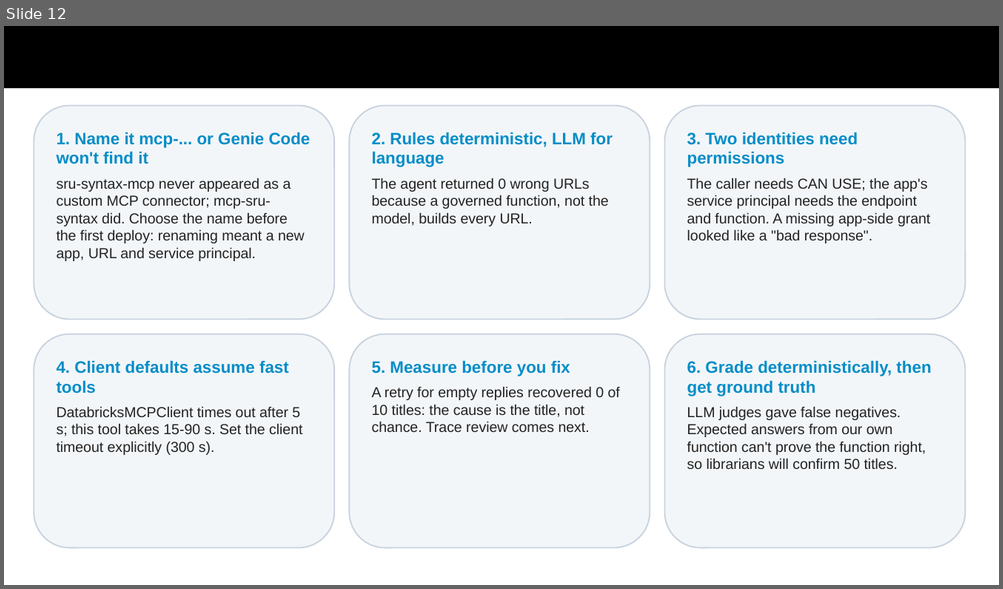
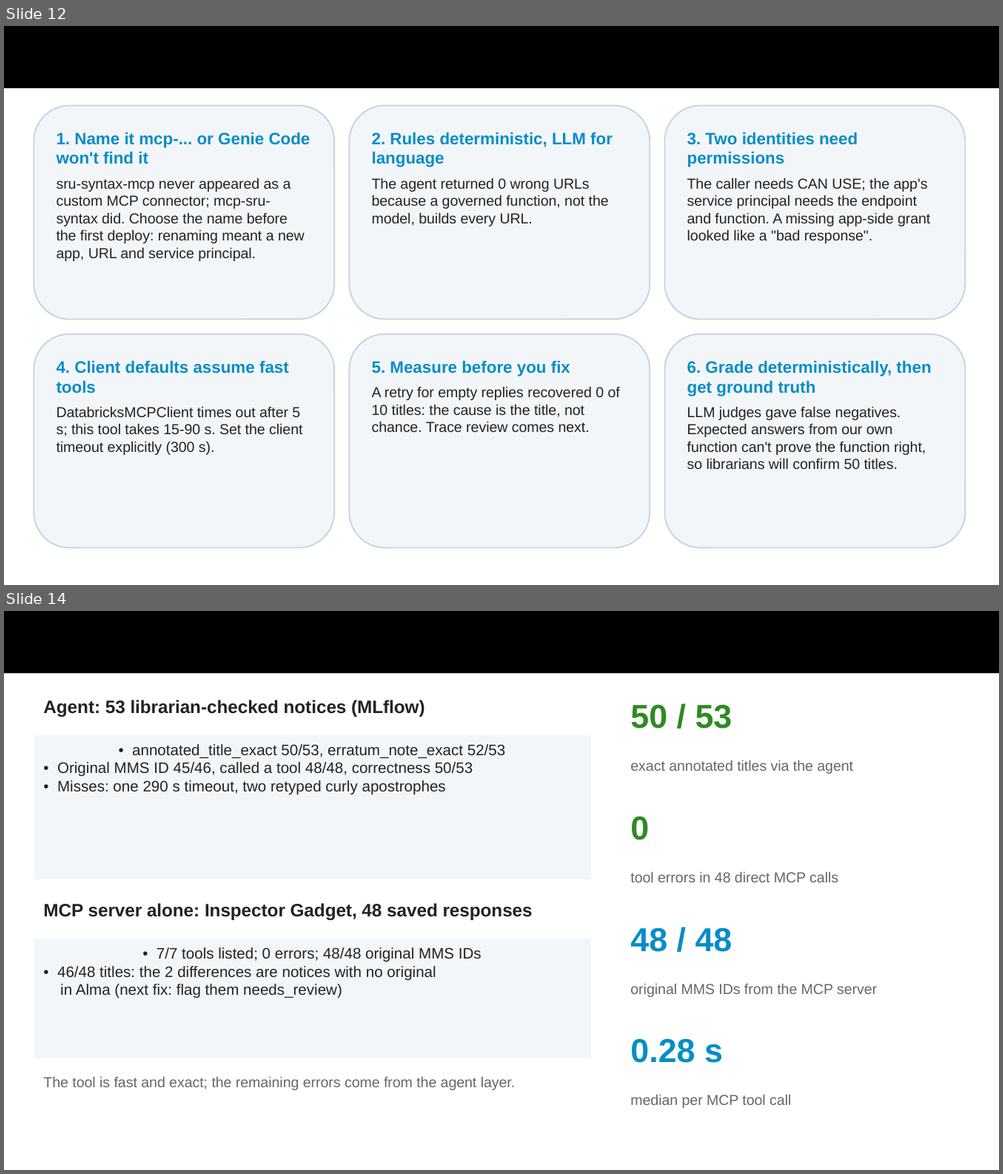
Before and after one commit to AmandaZXu-USDA/mcp-hackathon-demo-sru, a slide deck: submission/GSA-MCP-Hackathon-mcp-sru-syntax.pptx. Shown one above the other, each under a label of ours: slide 12 before the commit, slides 12 and 14 after it; the slides between them are not shown. The pictures are 1003x589 and 1003x1174 pixels, drawn with LibreOffice and Linux fonts; fonts in the diff are those of the drawing. Boxes give left, top, right and bottom in pixels: in the first picture for what was removed or moved away, otherwise in the second. Text is boxed around its words. In the diff, an @@ line names an element or a change of style, - is before the commit and + after.

```diff
--- a/submission/GSA-MCP-Hackathon-mcp-sru-syntax.pptx
+++ b/submission/GSA-MCP-Hackathon-mcp-sru-syntax.pptx
@@ slide 14 added at [4, 611, 999, 1170], background #FFFFFF @@
@@ title added at [4, 611, 999, 674], fill #000000 @@
@@ text added at [43, 700, 425, 717], 13 pt, text #222222, bold @@
+Agent: 53 librarian-checked notices (MLflow)
@@ text added at [630, 704, 732, 729], 24 pt, text #2E8B22, bold @@
+50 / 53
@@ rectangle added at [34, 735, 591, 880], fill #F3F6F9, 11 pt, text #222222 @@
+• annotated_title_exact 50/53, erratum_note_exact 52/53
+• Original MMS ID 45/46, called a tool 48/48, correctness 50/53
+• Misses: one 290 s timeout, two retyped curly apostrophes
@@ text added at [630, 760, 853, 774], 10.5 pt, text #666666 @@
+exact annotated titles via the agent
@@ text added at [630, 816, 649, 840], 24 pt, text #2E8B22, bold @@
+0
@@ text added at [630, 872, 838, 883], 10.5 pt, text #666666 @@
+tool errors in 48 direct MCP calls
@@ text added at [43, 903, 532, 920], 13 pt, text #222222, bold @@
+MCP server alone: Inspector Gadget, 48 saved responses
@@ rectangle added at [34, 940, 591, 1059], fill #F3F6F9, 11 pt, text #222222 @@
+• 7/7 tools listed; 0 errors; 48/48 original MMS IDs
+• 46/48 titles: the 2 differences are notices with no original
+in Alma (next fix: flag them needs_review)
@@ text added at [630, 928, 732, 952], 24 pt, text #058DC7, bold @@
+48 / 48
@@ text added at [630, 984, 876, 997], 10.5 pt, text #666666 @@
+original MMS IDs from the MCP server
@@ text added at [630, 1039, 723, 1063], 24 pt, text #058DC7, bold @@
+0.28 s
@@ text added at [43, 1077, 515, 1091], 10.5 pt, text #666666 @@
+The tool is fast and exact; the remaining errors come from the agent layer.
@@ text added at [630, 1095, 791, 1108], 10.5 pt, text #666666 @@
+median per MCP tool call
```
Also in this commit, not shown: 3 slides changed, 1 other slide added, 18 other files.
